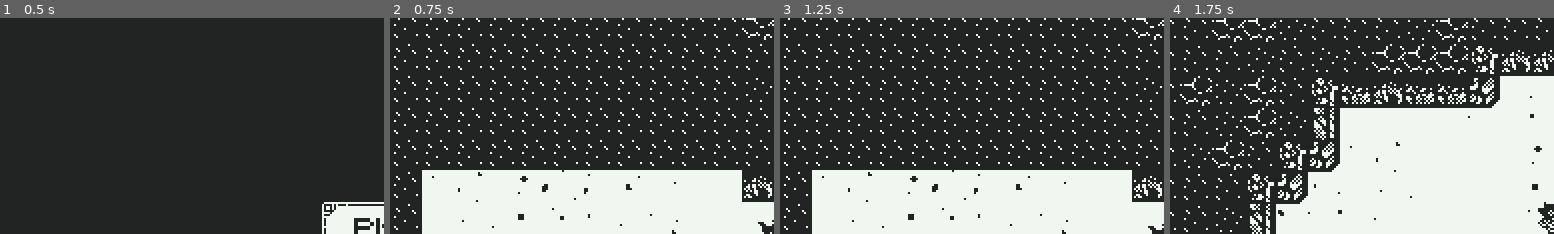
Above: before the commit, frames 1-4 (left to right).
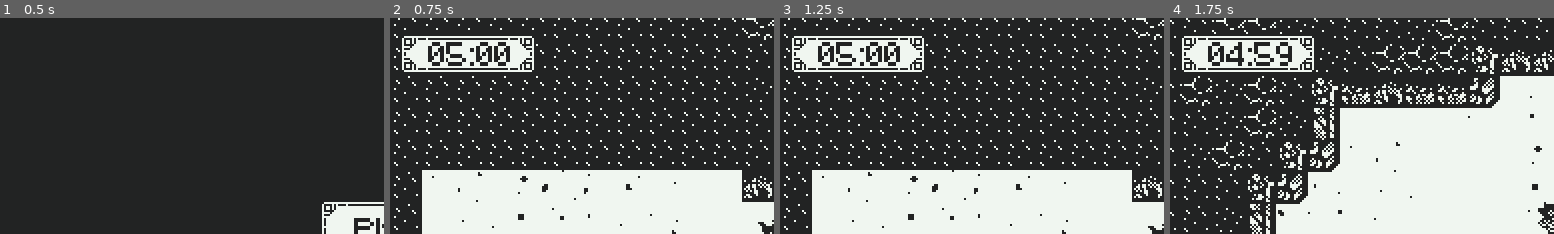
Above: after the commit, the same moments.

Repository: SpeedOfSmell/cryptid-caper
Game: Godot game, scene res://assets/game/game_manager.tscn
Two runs of this game, one before a commit and one after it. Both use one fixed random seed, a clock stepped at 60 frames per second and the inputs below. The engine's default icon, where the game draws it, is replaced by a stand-in: a white triangle on a blue panel in a dark square.
Inputs:
- Up to frame 1 (0.5 s): no input
- Up to frame 2 (0.75 s): click "Play" at 0.5 s
- Up to frame 3 (1.25 s): no input
- Up to frame 4 (1.75 s): tap Enter at 1.25 s; hold D (walk_right) from 1.28 s (still down); tap Shift (dash) at 1.35 s; tap Space (jump) at 1.52 s
The pictures show only the part of the screen within x 0-50%, y 0-50%; the shares and areas given below are measured in that part.

Frame 1 is identical in both runs. In frame 2, 3.7% of the frame differs, in the area x 3-38%, y 7-25%; in frame 3, 3.7%; in frame 4, 3.7%.

Commit message:
add timer and fix pause screen

Diff:
--- a/assets/global/pause_menu/pause_menu.gd
+++ b/assets/game/game_screen/pause_menu/pause_menu.gd
@@ -71,6 +71,7 @@
 
 
 func _on_confirm_button_pressed():
+	_close()
 	request_quit.emit()
 
 
--- a/assets/global/pause_menu/pause_menu.tscn
+++ b/assets/game/game_screen/pause_menu/pause_menu.tscn
@@ -1,7 +1,7 @@
 [gd_scene format=3 uid="uid://mjnwtqq0fvx0"]
 
 [ext_resource type="LabelSettings" uid="uid://b3m4nbdxi31eb" path="res://assets/global/label_settings.tres" id="1_4jdrg"]
-[ext_resource type="Script" uid="uid://cvq7w15jctxe1" path="res://assets/global/pause_menu/pause_menu.gd" id="1_script"]
+[ext_resource type="Script" uid="uid://cvq7w15jctxe1" path="res://assets/game/game_screen/pause_menu/pause_menu.gd" id="1_script"]
 
 [node name="PauseMenu" type="CanvasLayer" unique_id=1184906971]
 process_mode = 3
--- a/assets/game/game_screen/room_manager/room_manager.gd
+++ b/assets/game/game_screen/room_manager/room_manager.gd
@@ -4,6 +4,11 @@
 
 @export var music: Resource
 @export var _player_scene: PackedScene
+
+# Time player has at start in seconds
+const START_TIME:float = 5 * 60
+
+var time_left: float
 
 var _current_room: Room
 var _player: CharacterBody2D
@@ -14,6 +19,7 @@
 
 func _ready() -> void:
 	PlayerManager.score_changed.connect(_update_score)
+	$PauseMenu.request_quit.connect(_quit_game)
 
 	#TODO: move this music starting to somewhere else once its more organized, state machine?
 	AudioManager.play_music(music)
@@ -27,6 +33,15 @@
 	add_child(_player)
 	print("Current room: %d" % _current_room.room_id)
 
+	time_left = START_TIME
+
+func _process(delta: float):
+	time_left -= delta
+	_update_time(ceili(time_left))
+
+	if time_left <= 0.0:
+		time_left = 0.0
+		_on_timer_expired()
 
 func _generate_new_room(source_room: Room) -> Room:
 	var room = _room_generator.generate_room(_next_room_id)
@@ -80,7 +95,18 @@
 func _update_score(score: int):
 	%ScoreValueLabel.text = str(score)
 
+func _update_time(seconds: int):
+	var m := seconds / 60
+	var s := seconds % 60
+	%TimeLabel.text = "%02d:%02d" % [m, s]
+
 func _respawn_player(spawn_position: Vector2):
 	_place_player(spawn_position)
 	PlayerManager.gain_health(1)
 	# subtract time?
+
+func _quit_game():
+	transition_requested.emit(States.GameState.MAIN_MENU)
+
+func _on_timer_expired():
+	transition_requested.emit(States.GameState.MAIN_MENU)
--- a/assets/game/game_screen/room_manager/room_manager.tscn
+++ b/assets/game/game_screen/room_manager/room_manager.tscn
@@ -12,6 +12,8 @@
 [ext_resource type="Resource" uid="uid://d3hkcd6jnf0go" path="res://assets/game/game_screen/interactables/artifact/artifact_a/artifact_a.tres" id="9_e307x"]
 [ext_resource type="Script" uid="uid://dc3stds6x18aq" path="res://assets/game/game_screen/interactables/artifact/artifact_library.gd" id="9_vtgo2"]
 [ext_resource type="Texture2D" uid="uid://jj5ntj7dye0l" path="res://assets/global/ui/Artifacts_tracker.png" id="11_e307x"]
+[ext_resource type="PackedScene" uid="uid://mjnwtqq0fvx0" path="res://assets/game/game_screen/pause_menu/pause_menu.tscn" id="13_lrkxs"]
+[ext_resource type="Texture2D" uid="uid://btkh2gik2mrfv" path="res://assets/global/ui/Ui_3.png" id="13_xtlk2"]
 
 [sub_resource type="Resource" id="Resource_fjksm"]
 script = ExtResource("9_vtgo2")
@@ -50,3 +52,29 @@
 text = "0"
 label_settings = ExtResource("7_tfgok")
 horizontal_alignment = 2
+
+[node name="TimerPanel" type="Control" parent="CanvasLayer" unique_id=1918048421]
+layout_mode = 3
+anchors_preset = 0
+offset_left = 5.0
+offset_top = 8.0
+offset_right = 45.0
+offset_bottom = 48.0
+
+[node name="TextureRect2" type="TextureRect" parent="CanvasLayer/TimerPanel" unique_id=1925726504]
+layout_mode = 0
+texture = ExtResource("13_xtlk2")
+
+[node name="TimeLabel" type="Label" parent="CanvasLayer/TimerPanel" unique_id=1851603118]
+unique_name_in_owner = true
+layout_mode = 0
+offset_left = 2.0
+offset_top = 3.0
+offset_right = 69.0
+offset_bottom = 22.0
+text = "2:42"
+label_settings = ExtResource("7_tfgok")
+horizontal_alignment = 1
+vertical_alignment = 1
+
+[node name="PauseMenu" parent="." unique_id=1184906971 instance=ExtResource("13_lrkxs")]
--- a/project.godot
+++ b/project.godot
@@ -20,7 +20,6 @@
 PlayerManager="*uid://vnde0omvvvk6"
 AudioManager="*uid://ch2dbl64kt67y"
 States="*uid://dujlikvrn20l1"
-PauseMenu="*uid://mjnwtqq0fvx0"
 UpgradeDatabase="*uid://de3hvi1hq1dkq"
 Global="*uid://c10v035ni3ucl"
 
@@ -37,12 +36,14 @@
 "deadzone": 0.2,
 "events": [Object(InputEventKey,"resource_local_to_scene":false,"resource_name":"","device":-1,"window_id":0,"alt_press …(191 unchanged characters)…
 , Object(InputEventKey,"resource_local_to_scene":false,"resource_name":"","device":-1,"window_id":0,"alt_pressed":false …(186 unchanged characters)…
+, Object(InputEventJoypadMotion,"resource_local_to_scene":false,"resource_name":"","device":-1,"axis":0,"axis_value":-1.0,"script":null)
 ]
 }
 walk_right={
 "deadzone": 0.2,
 "events": [Object(InputEventKey,"resource_local_to_scene":false,"resource_name":"","device":-1,"window_id":0,"alt_press …(192 unchanged characters)…
 , Object(InputEventKey,"resource_local_to_scene":false,"resource_name":"","device":-1,"window_id":0,"alt_pressed":false …(186 unchanged characters)…
+, Object(InputEventJoypadMotion,"resource_local_to_scene":false,"resource_name":"","device":-1,"axis":0,"axis_value":1.0,"script":null)
 ]
 }
 jump={
@@ -50,22 +51,26 @@
 "events": [Object(InputEventKey,"resource_local_to_scene":false,"resource_name":"","device":-1,"window_id":0,"alt_press …(191 unchanged characters)…
 , Object(InputEventKey,"resource_local_to_scene":false,"resource_name":"","device":-1,"window_id":0,"alt_pressed":false …(183 unchanged characters)…
 , Object(InputEventKey,"resource_local_to_scene":false,"resource_name":"","device":-1,"window_id":0,"alt_pressed":false …(186 unchanged characters)…
+, Object(InputEventJoypadButton,"resource_local_to_scene":false,"resource_name":"","device":-1,"button_index":0,"pressure":0.0,"pressed":true,"script":null)
 ]
 }
 duck={
 "deadzone": 0.2,
 "events": [Object(InputEventKey,"resource_local_to_scene":false,"resource_name":"","device":-1,"window_id":0,"alt_press …(192 unchanged characters)…
 , Object(InputEventKey,"resource_local_to_scene":false,"resource_name":"","device":-1,"window_id":0,"alt_pressed":false …(186 unchanged characters)…
+, Object(InputEventJoypadMotion,"resource_local_to_scene":false,"resource_name":"","device":-1,"axis":1,"axis_value":1.0,"script":null)
 ]
 }
 pause={
 "deadzone": 0.2,
 "events": [Object(InputEventKey,"resource_local_to_scene":false,"resource_name":"","device":-1,"window_id":0,"alt_press …(195 unchanged characters)…
+, Object(InputEventJoypadButton,"resource_local_to_scene":false,"resource_name":"","device":-1,"button_index":6,"pressure":0.0,"pressed":true,"script":null)
 ]
 }
 dash={
 "deadzone": 0.2,
 "events": [Object(InputEventKey,"resource_local_to_scene":false,"resource_name":"","device":-1,"window_id":0,"alt_press …(195 unchanged characters)…
+, Object(InputEventJoypadButton,"resource_local_to_scene":false,"resource_name":"","device":-1,"button_index":2,"pressure":0.0,"pressed":true,"script":null)
 ]
 }
 
Renamed: assets/global/pause_menu/pause_menu.gd.uid -> assets/game/game_screen/pause_menu/pause_menu.gd.uid
